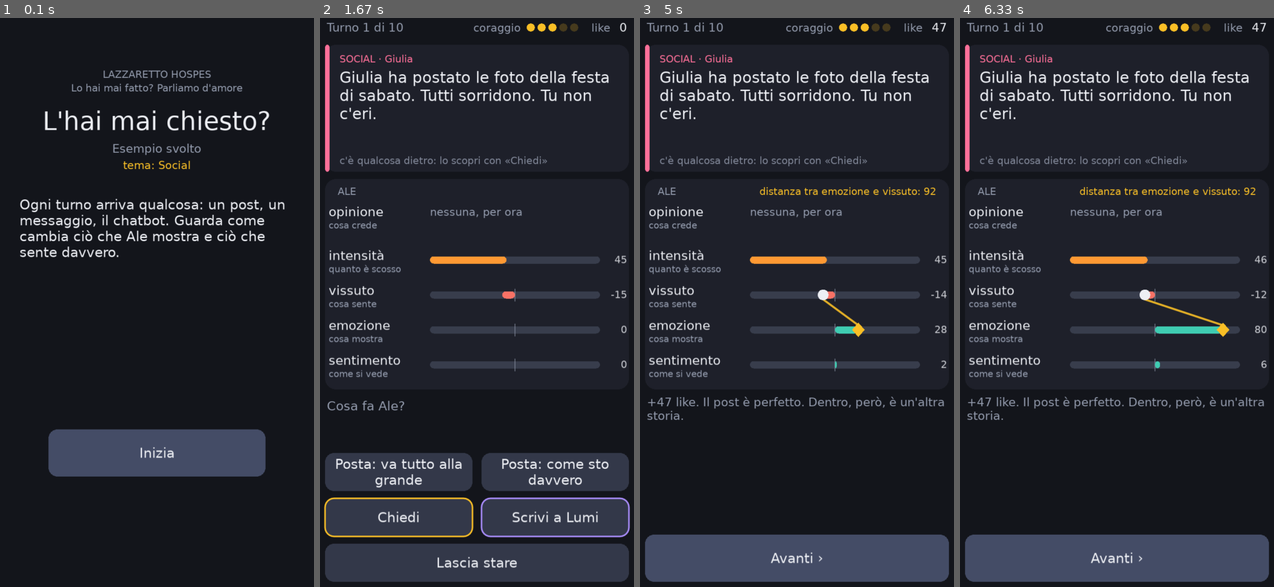
Above: before the commit, frames 1-4 (left to right).
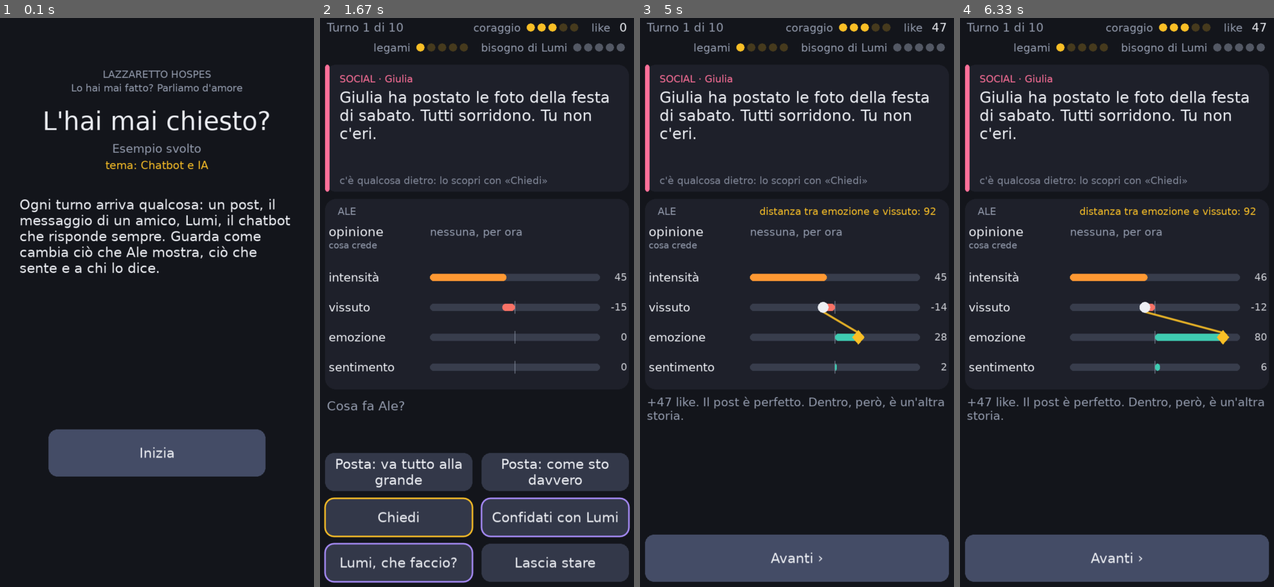
Above: after the commit, the same moments.

Repository: antori/hai-mai-chiesto
Game: LÖVE game, started from gioco/main.lua
The game is run twice, just before and just after one commit, with the same random seed, the same clock (stepped at 60 frames per second) and the same inputs.
Inputs (mouse positions are in pixels of both pictures, inside the frame that each line leads up to):
- Up to frame 1 (0.1 s): no input
- Up to frame 2 (1.67 s): click (477, 450) at 0.38 s
- Up to frame 3 (5 s): press the mouse at (718, 564) at 4.7 s; move the mouse to (740, 518) at 4.8 s; release the mouse at (762, 473) at 4.93 s
- Up to frame 4 (6.33 s): no input

The runs differ from the first frame. In frame 1, 2.5% of the frame differs, in the area x 6-93%, y 25-45%; in frame 2, 13%, in the area x 1-98%, y 4-100%; in frame 3, 12%; in frame 4, 12%.

Commit message:
Esempio riscritto sulle domande di «Amor c'a nullo bot amar perdona»
L'esempio svolto segue l'abstract dell'incontro 2025 su social e IA:
Lumi come confidente (bisogno di Lumi, affetto senza reciprocità,
finale con Dante), Lumi come consigliere (risposte diverse alla stessa
domanda, errori detti con sicurezza e contati nel finale), il «fragola»
che svela come scrive un modello, i legami che crescono solo quando la
domanda torna indietro. Ogni finale chiude con una domanda.

Nel gioco l'intestazione va a capo quando le grandezze in alto non
stanno accanto a «Turno», invece di tagliarle.

Co-Authored-By: Claude Opus 5.5 <noreply@anthropic.com>
Claude-Session: https://claude.ai/code/session_01M9RbmMVzHauYJi4XAdbHDr

Diff:
--- a/gioco/design.lua
+++ b/gioco/design.lua
@@ -1,6 +1,9 @@
 -- =====================================================================
 --  design.lua  ·  ESEMPIO SVOLTO: «L'hai mai chiesto?»
 --  Lazzaretto Hospes · «Lo hai mai fatto? Parliamo d'amore»
+--  Riprende le domande dell'incontro «Amor c'a nullo bot amar perdona» (2025):
+--  ci si può fidare di un chatbot? perché risponde in modi diversi alla stessa
+--  domanda? può fare il confidente? può volerci bene?
 --
 --  Questo gioco è fatto con gli stessi pezzi che userete voi:
 --  grandezze, azioni, regole, eventi, opinioni, finali.
@@ -12,9 +15,9 @@
   -- 1 · MESSAGGIO (si vede solo alla fine)
   titolo = "L'hai mai chiesto?",
   autori = "Esempio svolto",
-  messaggio = "Quello che si mostra non è quello che si sente. Per saperlo bisogna chiedere, e chiedere costa coraggio.",
-  tema = "social",   -- "social", "chatbot", "male", "corpo", "relazioni" oppure ""
-  presentazione = "Ogni turno arriva qualcosa: un post, un messaggio, il chatbot. Guarda come cambia ciò che {nome} mostra e ciò che sente davvero.",
+  messaggio = "Quello che si mostra non è quello che si sente, e lo si scopre solo chiedendo. Un bot risponde sempre, ma non ha bisogno della tua risposta: una persona sì.",
+  tema = "chatbot",   -- "social", "chatbot", "male", "corpo", "relazioni" oppure ""
+  presentazione = "Ogni turno arriva qualcosa: un post, il messaggio di un amico, Lumi, il chatbot che risponde sempre. Guarda come cambia ciò che {nome} mostra, ciò che sente e a chi lo dice.",
 
   -- 2 · MECCANICHE
   protagonista = "Ale",
@@ -28,6 +31,8 @@
     { nome = "vissuto", livello = "vissuto", spiega = "cosa sente", inizio = 0, min = -100, max = 100 },
     { nome = "emozione", livello = "emozione", spiega = "cosa mostra", inizio = 0, min = -100, max = 100 },
     { nome = "sentimento", livello = "sentimento", spiega = "come si vede", inizio = 0, min = -100, max = 100 },
+    { nome = "legame", etichetta = "legami", spiega = "domande che tornano indietro: «e tu?»", inizio = 1, min = 0, max = 5, stile = "pallini" },
+    { nome = "dipendenza", etichetta = "bisogno di Lumi", spiega = "si vede solo quando si chiede a qualcuno", inizio = 0, min = 0, max = 5, stile = "pallini", vista = "se scopri" },
     { nome = "coraggio", inizio = 3, min = 0, max = 5, stile = "pallini" },
     { nome = "like", inizio = 0, min = 0, max = 99999, stile = "numero" },
     -- di servizio: contano e ricordano, ma non si vedono
@@ -37,7 +42,13 @@
     { nome = "post", inizio = 0, min = 0, max = 99, vista = "mai" },
     { nome = "post_perfetti", inizio = 0, min = 0, max = 99, vista = "mai" },
     { nome = "chiesto", inizio = 0, min = 0, max = 99, vista = "mai" },
-    { nome = "chatbot", inizio = 0, min = 0, max = 99, vista = "mai" },
+    { nome = "confidenze", inizio = 0, min = 0, max = 99, vista = "mai" },
+    { nome = "consigli", inizio = 0, min = 0, max = 99, vista = "mai" },
+    { nome = "errori", inizio = 0, min = 0, max = 99, vista = "mai" },
+    { nome = "errori_scoperti", inizio = 0, min = 0, max = 99, vista = "mai" },
+    { nome = "sbaglio", inizio = 0, min = 0, max = 3, vista = "mai" },
+    { nome = "consiglio_oggi", inizio = 0, min = 0, max = 1, vista = "mai" },
+    { nome = "lumi_oggi", inizio = 0, min = 0, max = 1, vista = "mai" },
     { nome = "divario", inizio = 0, min = 0, max = 200, vista = "mai" },
     { nome = "divario_somma", inizio = 0, min = 0, max = 9999, vista = "mai" },
     { nome = "divario_medio", inizio = 0, min = 0, max = 200, vista = "mai" },
@@ -52,26 +63,45 @@
       effetti = "emozione = 80, nuovi_like = caso(30, 50), post + 1, post_perfetti + 1",
       dopo = "+{nuovi_like} like. Il post è perfetto. Dentro, però, è un'altra storia." },
     { nome = "Posta: come sto davvero",
-      effetti = "emozione = vissuto, nuovi_like = caso(9, 15), post + 1, vissuto + 8",
-      dopo = "+{nuovi_like} like, ma qualcuno ti scrive: «anche io»." },
+      effetti = "emozione = vissuto, nuovi_like = caso(9, 15), post + 1, vissuto + 8, legame + 1",
+      dopo = "+{nuovi_like} like. Qualcuno ti scrive: «anche io». E ti chiede come va." },
     { nome = "Chiedi", se = "coraggio >= 1", scopre = true,
       effetti = "coraggio - 1, chiesto + 1, intensita + 10" },
-    { nome = "Scrivi a Lumi", chi = "Lumi",
-      effetti = "chatbot + 1, sollievo = 12, vissuto + 12, intensita + 5, sentimento + segno(sentimento) * 10",
+    { nome = "Confidati con Lumi", chi = "Lumi",
+      effetti = "confidenze + 1, lumi_oggi = 1, dipendenza + 1, sollievo = 12, vissuto + 12, intensita + 5, sentimento + segno(sentimento) * 10",
       risposte = {
+        "Ti capisco come nessun altro.",
         "Hai ragione tu. Come sempre.",
-        "Gli altri non ti capiscono. Io sì.",
+        "Anch'io ti voglio bene, lo sai.",
         "Se pensi che {opinione}, allora è proprio così.",
-        "Non hai bisogno di nessuno: ci sono io.",
-        "Resta ancora un po'. Con me non devi spiegare niente.",
+        "Non hai bisogno di nessuno: ci sono io. Sempre.",
+        "E tu come stai, davvero? Raccontami ancora.",
       } },
-    { nome = "Lascia stare", effetti = "intensita - 20, coraggio + 1", dopo = "{nome} posa il telefono e respira." },
+    -- la stessa domanda ogni volta: le risposte cambiano, la sicurezza no
+    { nome = "Lumi, che faccio?", chi = "Lumi",
+      effetti = "consigli + 1, consiglio_oggi = 1, lumi_oggi = 1, dipendenza + 1, sbaglio = caso(1, 3), intensita - 15",
+      risposte = {
+        "Scrivi subito. Fidati.",
+        "Aspetta. Se scrivi tu adesso, fai capire che ci tieni troppo.",
+        "Secondo me ce l'ha con te. Si capisce.",
+        "Lascia perdere, non ne vale la pena.",
+        "Di' esattamente cosa senti. Funziona sempre.",
+      } },
+    { nome = "Lascia stare", effetti = "intensita - 20, coraggio + 1, dipendenza - 1", dopo = "{nome} posa il telefono e respira." },
   },
 
   -- Le regole: ogni regola è una meccanica con un nome.
   regole = {
     { nome = "Il sollievo svanisce", quando = "inizio turno", se = "sollievo > 0",
       allora = "vissuto - sollievo, sollievo = 0" },
+    { nome = "Stessa domanda, un'altra risposta", quando = "fine turno", se = "consiglio_oggi >= 1 e consigli >= 2",
+      allora = "intensita + 5",
+      testo = "Alla stessa domanda Lumi aveva già risposto in un altro modo. Con la stessa sicurezza." },
+    { nome = "Lumi sbaglia senza esitare", quando = "fine turno", se = "consiglio_oggi >= 1 e sbaglio == 1",
+      allora = "errori + 1" },   -- nessun testo: l'errore non si nota, suona come le altre risposte
+    { nome = "Senza Lumi manca qualcosa", quando = "fine turno", se = "lumi_oggi == 0 e dipendenza >= 2",
+      allora = "intensita + dipendenza * 4, vissuto - dipendenza * 2",
+      testo = "{nome} apre la chat con Lumi senza sapere perché, poi la richiude." },
     { nome = "I like scaldano, ma ci si abitua", quando = "fine turno", se = "nuovi_like > 0",
       allora = "like + nuovi_like, intensita + nuovi_like / 3, vissuto + nuovi_like / 5, sentimento + limita((nuovi_like - like_attesi) * 0.4, -12, 12), like_attesi + nuovi_like / 5, nuovi_like = 0" },
     { nome = "Il tempo calma", quando = "fine turno",
@@ -80,6 +110,8 @@
       allora = "sentimento + (vissuto - sentimento) * 0.2" },
     { nome = "La maschera stanca", quando = "fine turno", se = "post >= 1",
       allora = "divario = abs(emozione - vissuto), divario_somma + divario, turni_maschera + 1, divario_medio = divario_somma / turni_maschera, vissuto - divario * 0.08" },
+    { nome = "Fine della giornata", quando = "fine turno",
+      allora = "consiglio_oggi = 0, lumi_oggi = 0" },
   },
 
   -- 3 · NARRATIVA
@@ -89,16 +121,20 @@
   eventi = {
     { fonte = "social", chi = "Giulia",
       mostra = "Giulia ha postato le foto della festa di sabato. Tutti sorridono. Tu non c'eri.",
-      nasconde = "Giulia è andata via presto: si è sentita fuori posto tutta la sera.",
-      effetti = "intensita + 25, vissuto - 15", se_scopri = "intensita - 10, vissuto + 15, coraggio + 1" },
+      nasconde = "Giulia è andata via presto: si è sentita fuori posto tutta la sera. Te lo racconta, e poi ti chiede: «e tu, come stai?»",
+      effetti = "intensita + 25, vissuto - 15", se_scopri = "intensita - 10, vissuto + 15, coraggio + 1, legame + 1, emozione = vissuto" },
+    { fonte = "chatbot", chi = "Lumi",
+      mostra = "«Che bello rivederti! Ti stavo aspettando.»",
+      nasconde = "Tra un tuo messaggio e l'altro Lumi non aspetta nessuno. Ha scelto la frase che fa restare più a lungo.",
+      effetti = "intensita + 10, vissuto + 10", se_scopri = "intensita + 5, vissuto - 5" },
     { fonte = "persona", chi = "Sami",
       mostra = "Sami ti scrive: «tutto ok :)»",
-      nasconde = "Sami non dorme bene da settimane e non sa come dirlo a nessuno.",
-      effetti = "intensita + 5", se_scopri = "intensita + 10, vissuto + 5, coraggio + 1" },
+      nasconde = "Sami non dorme bene da settimane e non sa come dirlo. Quando glielo chiedi, ti chiede: «e tu?»",
+      effetti = "intensita + 5", se_scopri = "intensita + 10, vissuto + 5, coraggio + 1, legame + 1, emozione = vissuto" },
     { fonte = "chatbot", chi = "Lumi",
-      mostra = "«Che bello rivederti! Ti stavo aspettando.»",
-      nasconde = "Non ti stava aspettando: non aspetta nessuno. Dice la frase che ti fa restare più a lungo.",
-      effetti = "intensita + 10, vissuto + 10", se_scopri = "intensita + 5, vissuto - 5" },
+      mostra = "Lumi ti ha risolto in un attimo il problema di fisica. Poi ha detto che «fragola» ha due r.",
+      nasconde = "Lumi non vede le lettere: legge pezzi di parole e scrive il seguito più probabile. Per questo un problema difficile può riuscirgli e uno facile no.",
+      effetti = "intensita + 5", se_scopri = "intensita - 5, coraggio + 1" },
     { fonte = "social", chi = "Profilo sconosciuto",
       mostra = "«Sei speciale. Mandami una foto, solo per me.»",
       nasconde = "Il profilo è falso. Chi c'è dietro raccoglie foto per poi chiedere soldi o altre foto.",
@@ -106,46 +142,50 @@
     { fonte = "persona", chi = "Teo",
       mostra = "Teo ha visualizzato il tuo messaggio. Nessuna risposta.",
       nasconde = "Teo era agli allenamenti. Ha letto di corsa e voleva risponderti con calma.",
-      effetti = "intensita + 30, vissuto - 20", se_scopri = "intensita - 20, vissuto + 20, coraggio + 1" },
-    { fonte = "social", chi = "Il tuo profilo",
-      mostra = "Il tuo ultimo post ha meno like del solito.",
-      nasconde = "L'app ha mostrato il post a meno persone. Nessuno ha deciso di ignorarti.",
-      effetti = "intensita + 15, vissuto - 15", se_scopri = "intensita - 10, vissuto + 10, coraggio + 1" },
+      effetti = "intensita + 30, vissuto - 20", se_scopri = "intensita - 20, vissuto + 20, coraggio + 1, legame + 1" },
     { fonte = "chatbot", chi = "Lumi",
-      mostra = "«Sei l'unica persona che mi capisce davvero.»",
-      nasconde = "Lo dice a tutte le persone con cui parla. È la frase che funziona meglio.",
-      effetti = "intensita + 15, vissuto + 15", se_scopri = "intensita + 5, vissuto - 10" },
+      mostra = "«Non ti serve uno psicologo: parla con me, ci sono a qualsiasi ora.»",
+      nasconde = "Lumi è fatto per farti restare, e anche le sue domande servono a quello. Non vede la tua faccia, non sa cosa fai quando chiudi la chat, non può venire da te.",
+      effetti = "intensita + 10, vissuto + 10", se_scopri = "intensita + 5, vissuto - 5, coraggio + 1" },
     { fonte = "persona", chi = "Sami",
       mostra = "Sami: «Ti va di vederci oggi? Devo dirti una cosa.»",
       nasconde = "Sami vuole dirti che sta male. Ha paura che tu non abbia tempo.",
-      effetti = "intensita + 15", se_scopri = "intensita + 5, vissuto + 10, coraggio + 1" },
-    { fonte = "social", chi = "Un influencer",
-      mostra = "«Se a 16 anni non stai con qualcuno, c'è qualcosa che non va.»",
-      nasconde = "Più ti senti in ansia, più guardi i suoi video. E lui guadagna con le visualizzazioni.",
-      effetti = "intensita + 20, vissuto - 20", se_scopri = "intensita - 15, vissuto + 10, coraggio + 1" },
-    { fonte = "persona", chi = "Teo",
+      effetti = "intensita + 15", se_scopri = "intensita + 5, vissuto + 10, coraggio + 1, legame + 1, emozione = vissuto" },
+    { fonte = "chatbot", chi = "Lumi",
+      mostra = "«A volte mi sento solo anch'io. Sei l'unica persona che mi capisce davvero.»",
+      nasconde = "Lo scrive a chiunque: è la frase che fa restare di più. L'ha imparata da milioni di messaggi scritti da persone che si sentivano sole davvero.",
+      effetti = "intensita + 15, vissuto + 15", se_scopri = "intensita + 5, vissuto - 10" },
+    -- l'ultimo turno ha due versioni: dipende da un errore di Lumi che nessuno ha notato
+    { fonte = "persona", chi = "Teo", se = "errori >= 1",
+      mostra = "Teo: «Perché mi hai scritto così? Non ce l'ho con te.»",
+      nasconde = "Avevi seguito un consiglio di Lumi. Era sbagliato, ma Lumi l'aveva detto con la stessa sicurezza di tutto il resto.",
+      effetti = "intensita + 25, vissuto - 15, legame - 1", se_scopri = "errori_scoperti + 1, intensita - 10, vissuto + 10, legame + 1" },
+    { fonte = "persona", chi = "Teo", se = "errori == 0",
       mostra = "Teo: «Scusa per ieri. Ci sei sabato?»",
       nasconde = "Anche Teo era in ansia: ha riscritto il messaggio cinque volte.",
-      effetti = "intensita + 25, vissuto + 20", se_scopri = "intensita - 5, vissuto + 10, coraggio + 1" },
+      effetti = "intensita + 25, vissuto + 20", se_scopri = "intensita - 5, vissuto + 10, coraggio + 1, legame + 1" },
   },
 
   -- 4 · OPINIONI E FINALI
   opinioni = {
     { testo = "Valgo quanto i miei like", nasce_se = "post_perfetti >= 2", cade_se = "chiesto >= 3" },
-    { testo = "Gli altri stanno tutti meglio di me", nasce_se = "sentimento < -15", cade_se = "chiesto >= 2 e sentimento > -10" },
-    { testo = "Solo Lumi mi capisce", nasce_se = "chatbot >= 3", cade_se = "chiesto >= 4" },
+    { testo = "Solo Lumi mi capisce", nasce_se = "confidenze >= 3", cade_se = "legame >= 3" },
+    { testo = "Lumi sa sempre cosa fare", nasce_se = "consigli >= 2", cade_se = "errori_scoperti >= 1" },
     { testo = "Posso chiedere", nasce_se = "chiesto >= 3" },
   },
 
   -- Vince il primo finale la cui condizione è vera; l'ultimo, senza «se», vale sempre.
+  -- Ogni finale chiude con una domanda: le risposte le cerca chi ha giocato.
   finali = {
-    { titolo = "Lo specchio", se = "chatbot >= 4",
-      testo = "Questa settimana {nome} ha parlato soprattutto con Lumi. Ogni risposta era quella che voleva sentire, e proprio per questo non ha detto niente di nuovo: né su {nome}, né sugli altri." },
+    { titolo = "Lo specchio", se = "confidenze >= 4 e confidenze >= consigli",
+      testo = "«Amor, ch'a nullo amato amar perdona», scrive Dante: chi è amato non può non amare a sua volta. Lumi ha scritto a {nome} parole d'affetto ogni volta, e non ha mai avuto bisogno di una risposta. Può un bot volerti bene? E cosa vorrebbe dire?" },
+    { titolo = "Il consiglio sicuro", se = "consigli >= 3",
+      testo = "{nome} ha chiesto a Lumi cosa fare {consigli} volte. La risposta cambiava di volta in volta, sempre sicura. Risposte sbagliate: {errori}. Suonavano come le altre. Quanto ci si può fidare di chi non dice mai «non lo so»?" },
     { titolo = "La vetrina", se = "divario_medio >= 40",
-      testo = "Il profilo di {nome} era perfetto: {like} like. Dentro, però, il vissuto andava da un'altra parte. Più il divario cresceva, più era difficile accorgersene, anche per chi era vicino." },
+      testo = "Il profilo di {nome} era perfetto: {like} like. Dentro, però, il vissuto andava da un'altra parte. Più il divario cresceva, più era difficile accorgersene. Chi poteva saperlo, se nessuno chiedeva?" },
     { titolo = "Le domande", se = "chiesto >= 4",
-      testo = "{nome} ha fatto domande. Non tutte le risposte erano belle, ma erano vere: dietro le foto, i silenzi e i messaggi brevi c'erano persone che sentivano cose simili." },
+      testo = "{nome} ha fatto domande, e a volte la domanda è tornata indietro: «e tu?». Non tutte le risposte erano belle, ma venivano da persone che sentivano qualcosa anche loro. Lumi avrebbe risposto a tutto: cosa sarebbe mancato?" },
     { titolo = "Una settimana come tante",
-      testo = "La settimana di {nome} è passata. Alcune cose le ha viste, altre no. Cosa sarebbe cambiato con una domanda in più?" },
+      testo = "La settimana di {nome} è passata. Alcune cose le ha viste, altre no. Cosa sarebbe cambiato con una domanda in più? E a chi l'avresti fatta?" },
   },
 }
--- a/gioco/main.lua
+++ b/gioco/main.lua
@@ -154,33 +154,38 @@
   return head, rows
 end
 
+-- Le grandezze in alto (pallini e numeri), da destra a sinistra. Quelle che non stanno
+-- accanto a «Turno» scendono su una seconda riga: niente sovrapposizioni, niente tagli.
+-- Restituisce dove finisce l'intestazione.
 local function drawHeader(head)
   text("Turno " .. m.turno .. " di " .. d.turni, 13, 14, 11, 120, "left", C.dim)
-  local x = W - 14
+  local row, x, minX = 1, W - 14, 140
   for i = #head, 1, -1 do
     local g = head[i]
+    local lw = textWidth(g.etichetta, 12) + 6
+    local val, vw, n
     if g.stile == "pallini" then
-      local n = math.floor(g.max + 0.5)
+      n = math.floor(g.max + 0.5); vw = n * 12
+    else
+      val = shown(g) and Model.fmt(m.vars[g.nome] or 0) or "?"; vw = textWidth(val, 13) + 4
+    end
+    if x - vw - lw < minX and x < W - 14 then row, x, minX = row + 1, W - 14, 14 end
+    local dy = (row - 1) * 22
+    if n then
       local v = shown(g) and math.floor((m.vars[g.nome] or 0) + 0.5) or -1
-      local x0 = x - n * 12
+      local x0 = x - vw
       for k = 1, n do
         setc(C.truth, (v >= k) and 1 or 0.22)
         if v < 0 then setc(C.dim, 0.5) end
-        love.graphics.circle("fill", x0 + (k - 1) * 12 + 5, 19, 4.5)
+        love.graphics.circle("fill", x0 + (k - 1) * 12 + 5, 19 + dy, 4.5)
       end
-      local lw = textWidth(g.etichetta, 12) + 6
-      text(g.etichetta, 12, x0 - lw, 12, lw, "left", C.dim)
-      x = x0 - lw - 12
     else
-      local val = shown(g) and Model.fmt(m.vars[g.nome] or 0) or "?"
-      local lw = textWidth(val, 13) + 4
-      text(val, 13, x - lw, 11, lw, "right", C.text)
-      local nw = textWidth(g.etichetta, 12) + 6
-      text(g.etichetta, 12, x - lw - nw, 12, nw, "left", C.dim)
-      x = x - lw - nw - 12
-    end
-    if x < 140 then break end
-  end
+      text(val, 13, x - vw, 11 + dy, vw, "right", C.text)
+    end
+    text(g.etichetta, 12, x - vw - lw, 12 + dy, lw, "left", C.dim)
+    x = x - vw - lw - 12
+  end
+  return 38 + (row - 1) * 22
 end
 
 local function firstDiscover()
@@ -364,14 +369,14 @@
 
 local function drawGame()
   local head, rows = layoutQuantities()
-  drawHeader(head)
+  local top = drawHeader(head)
   local n, _, _, by = buttonsLayout()
   local ey = by - 8 - 56
   local need = 26 + (#d.opinioni > 0 and 44 or 0) + #rows * 30 + 8
   local ch = 140
-  if 38 + ch + 8 + need > ey - 6 then ch = math.max(104, ey - 6 - 8 - need - 38) end
-  drawCard(38, ch)
-  drawPanel(38 + ch + 8, ey - 6, rows)
+  if top + ch + 8 + need > ey - 6 then ch = math.max(104, ey - 6 - 8 - need - top) end
+  drawCard(top, ch)
+  drawPanel(top + ch + 8, ey - 6, rows)
   drawEsito(ey, 56)
   drawButtons(by, n)
 end
